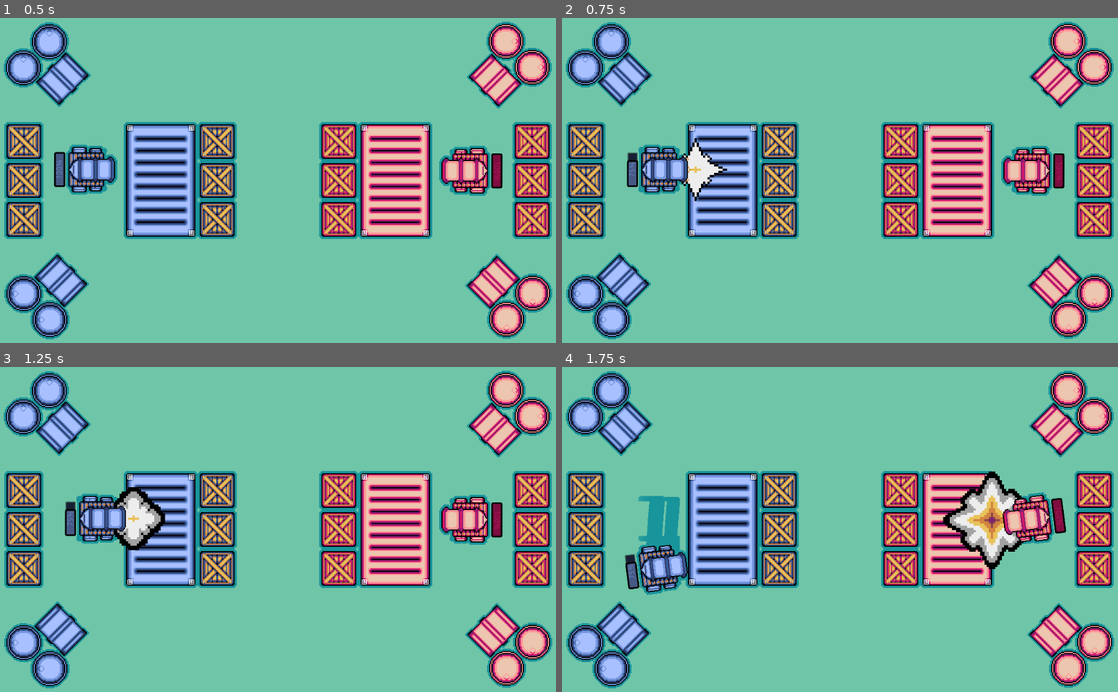
Above: before the commit, frames 1-4 (two rows, left to right).
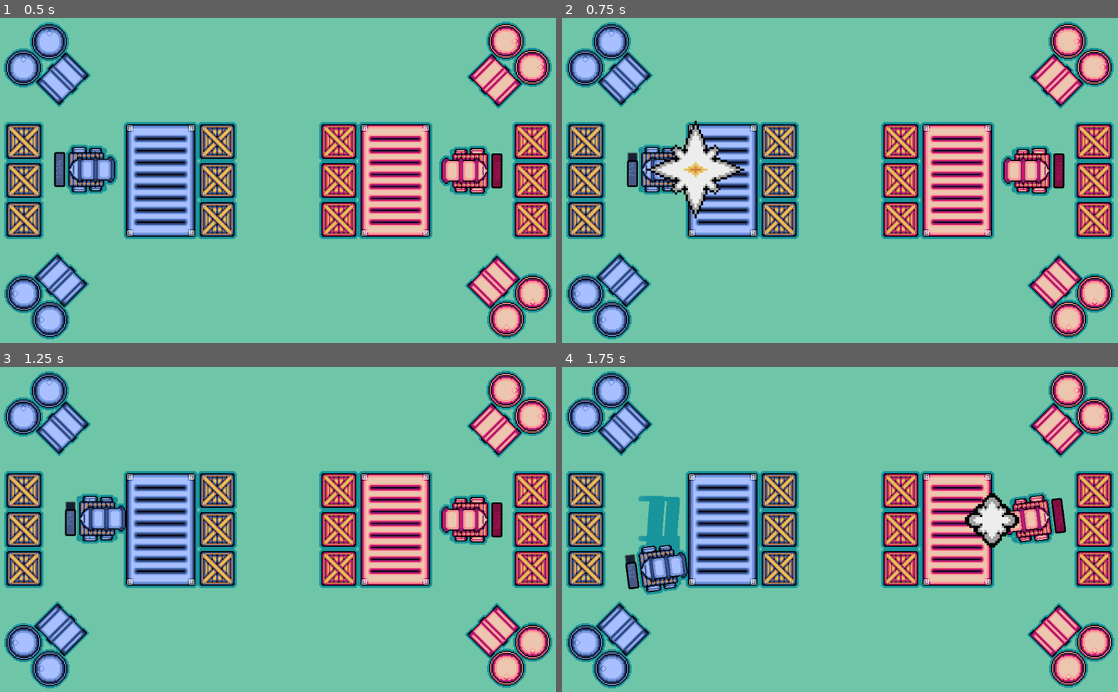
Above: after the commit, the same moments.

Repository: abelarduu/Mini-Cannon-Carts
Game: Godot game, scene res://scenes/Main_scene.tscn
Two runs of this game, one before a commit and one after it. Both use one fixed random seed, a clock stepped at 60 frames per second and the inputs below.
Inputs:
- Up to frame 1 (0.5 s): no input
- Up to frame 2 (0.75 s): tap Enter at 0.5 s; hold D (P1_right) from 0.53 s (still down); tap E (P1_attack) at 0.6 s
- Up to frame 3 (1.25 s): keep holding D (P1_right)
- Up to frame 4 (1.75 s): release D (P1_right) at 1.28 s; hold S (P1_down) from 1.28 s (still down); tap Keypad 0 (P2_attack) at 1.35 s

Frame 1 is identical in both runs. In frame 2, 1.5% of the frame differs, in the area x 15-33%, y 31-62%; in frame 3, 1.1%; in frame 4, 2.4%, in the area x 68-83%, y 32-63%.

Commit message:
animação da explosão funcionando

Diff:
--- a/scenes/Spriteframes/Blue_bomb.tres
+++ b/scenes/Spriteframes/Blue_bomb.tres
@@ -51,7 +51,7 @@
 "frames": [ SubResource( 1 ), SubResource( 2 ), SubResource( 3 ), SubResource( 4 ), SubResource( 5 ), SubResource( 6 ), SubResource( 7 ), SubResource( 8 ), SubResource( 9 ), SubResource( 10 ) ],
 "loop": false,
 "name": "destroyed",
-"speed": 12.0
+"speed": 24.0
 }, {
 "frames": [ SubResource( 11 ) ],
 "loop": false,
--- a/scenes/Spriteframes/Red_bomb.tres
+++ b/scenes/Spriteframes/Red_bomb.tres
@@ -51,7 +51,7 @@
 "frames": [ SubResource( 1 ), SubResource( 2 ), SubResource( 3 ), SubResource( 4 ), SubResource( 5 ), SubResource( 6 ), SubResource( 7 ), SubResource( 8 ), SubResource( 9 ), SubResource( 10 ) ],
 "loop": false,
 "name": "destroyed",
-"speed": 12.0
+"speed": 24.0
 }, {
 "frames": [ SubResource( 11 ) ],
 "loop": false,
--- a/scripts/Bomb.gd
+++ b/scripts/Bomb.gd
@@ -15,12 +15,12 @@
 func _on_Bomb_body_entered(body):
 	if not "walls" in body.name:
 		body.life-= damage
-
 		if body.life <= 0:
 			if not"Player" in body.name:
 				body.damage_animate()
 			else:body.queue_free()
 
+	z_index= 3
 	mov*= Vector2.ZERO
 	$AnimatedSprite.scale= Vector2(4, 4)
 	$AnimatedSprite.animation= "destroyed"
Not shown, changed: img/Gameplay.gif
